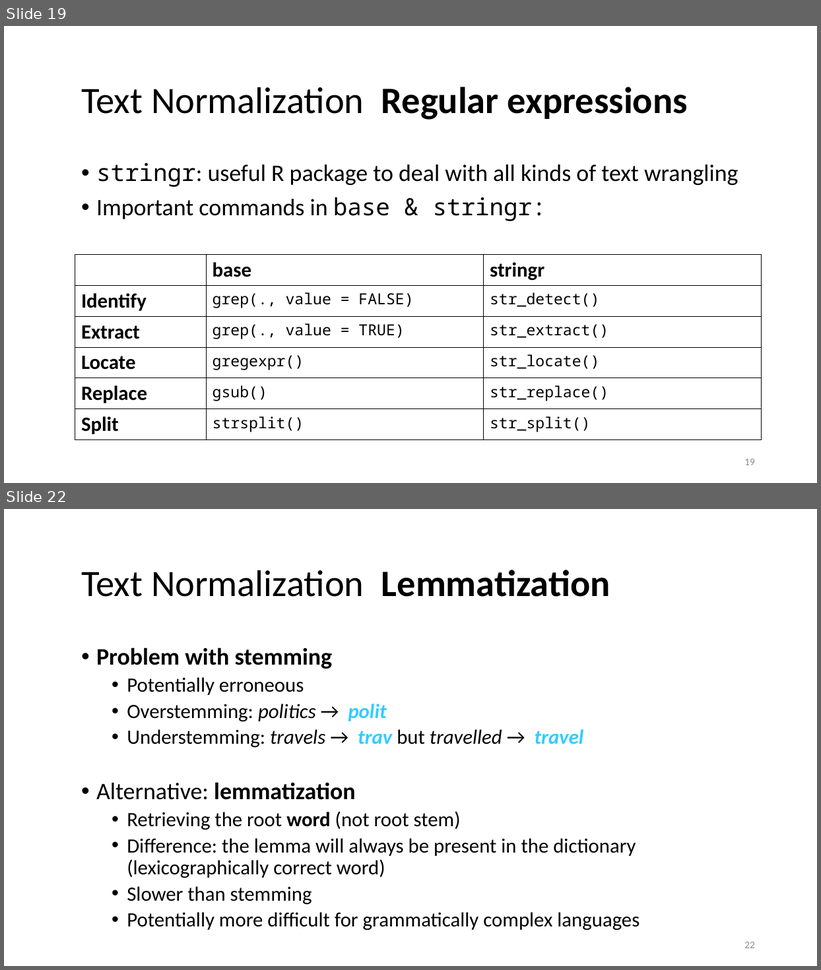
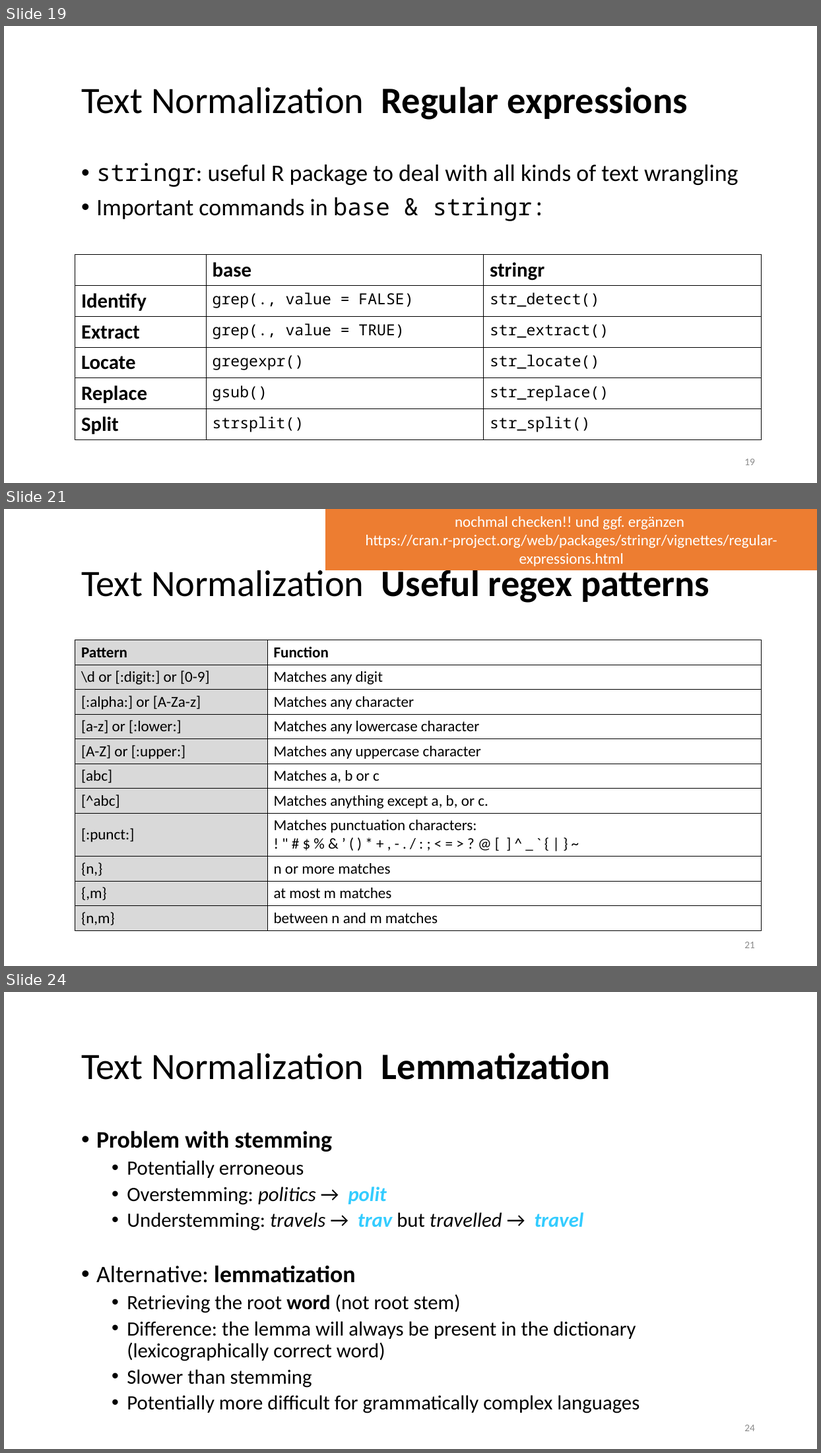
Before and after one commit to lisa-wm/consulting, a slide deck: 5_seminar/Contents_Part_02/slides/Präsentation_Teil2_Lisa.pptx. Shown one above the other, each under a label of ours: slides 19 and 22 before the commit, slides 19, 21 and 24 after it; the slides between them are not shown. The pictures are 821x970 and 821x1453 pixels, drawn with LibreOffice and Linux fonts; fonts in the diff are those of the drawing. Boxes give left, top, right and bottom in pixels: in the first picture for what was removed or moved away, otherwise in the second. Text is boxed around its words. In the diff, an @@ line names an element or a change of style, - is before the commit and + after.

Commit message:
revised regex demo and saved matthias nlp stuff

```diff
--- a/5_seminar/Contents_Part_02/slides/Präsentation_Teil2_Lisa.pptx
+++ b/5_seminar/Contents_Part_02/slides/Präsentation_Teil2_Lisa.pptx
@@ slide 21 added at <box>4,509,817,966</box>, background #FFFFFF @@
@@ rectangle added at <box>326,509,817,570</box>, fill #ED7D31, outline #ED7D31 1 pt, 18 pt, text #FFFFFF @@
+nochmal checken!! und ggf. ergänzen
+https://cran.r-project.org/web/packages/stringr/vignettes/regular-expressions.html
@@ title added at <box>81,564,710,603</box>, 44 pt, text #000000, bold @@
+Text Normalization Useful regex patterns
@@ table added at <box>75,640,762,928</box>, 11 rows, 2 columns @@
+Pattern | Function
+\d or [:digit:] or [0-9] | Matches any digit
+[:alpha:] or [A-Za-z] | Matches any character
+[a-z] or [:lower:] | Matches any lowercase character
+[A-Z] or [:upper:] | Matches any uppercase character
+[abc] | Matches a, b or c
+[^abc] | Matches anything except a, b, or c.
+[:punct:] | Matches punctuation characters: ! " # $ % & ’ ( ) * + , - . / : ; < = > ? @ [ ] ^ _ ` { | } ~
+{n,} | n or more matches
+{,m} | at most m matches
+{n,m} | between n and m matches
@@ page number added at <box>745,942,755,949</box>, 12 pt, text #8C8C8C @@
+21
@@ what was slide 22 is now slide 24 @@
@@ page number at <box>745,1425,755,1432</box>: text changed @@
-22
+24
```
Also in this commit, not shown: 3 slides changed, 1 other slide added, 2 other files.
